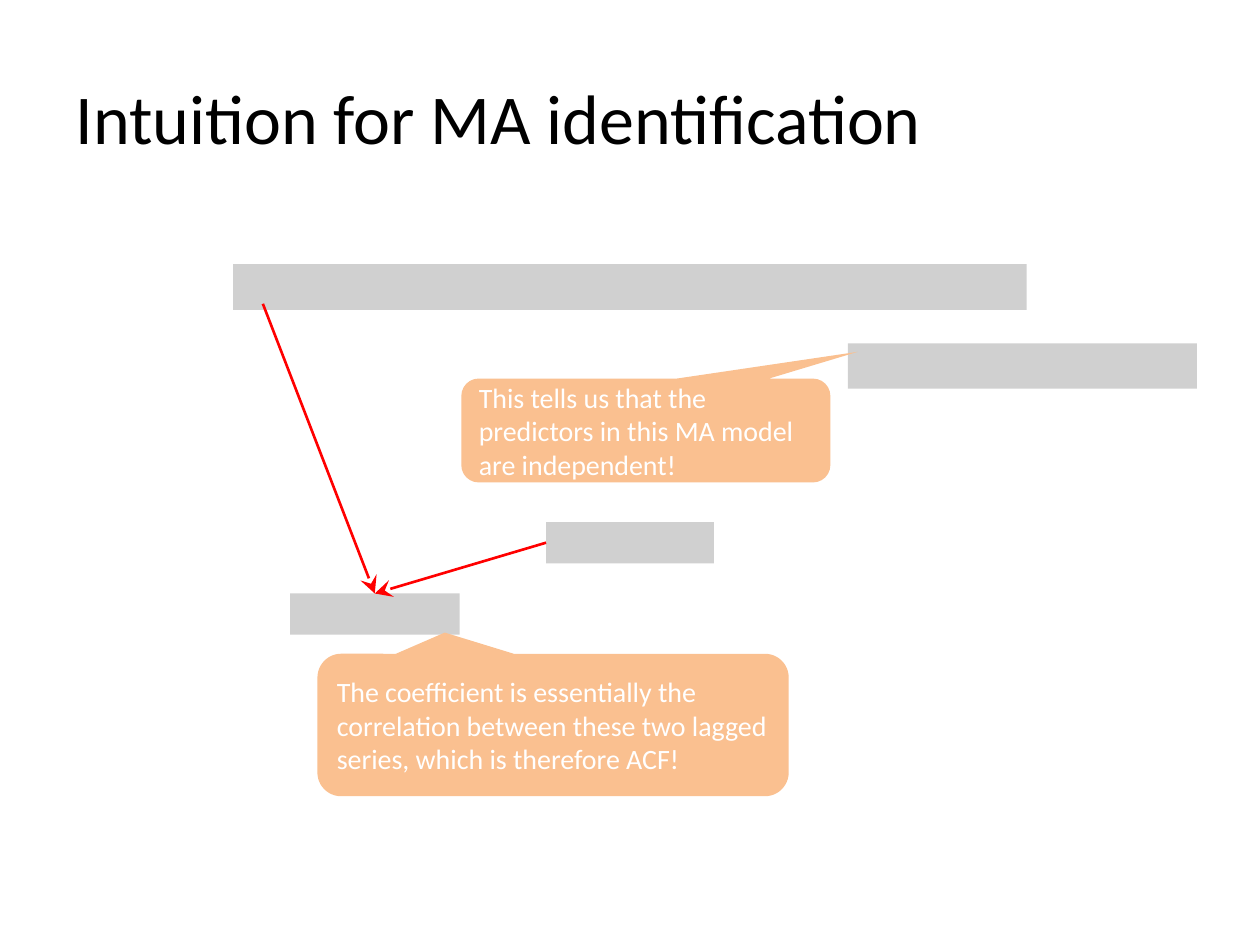
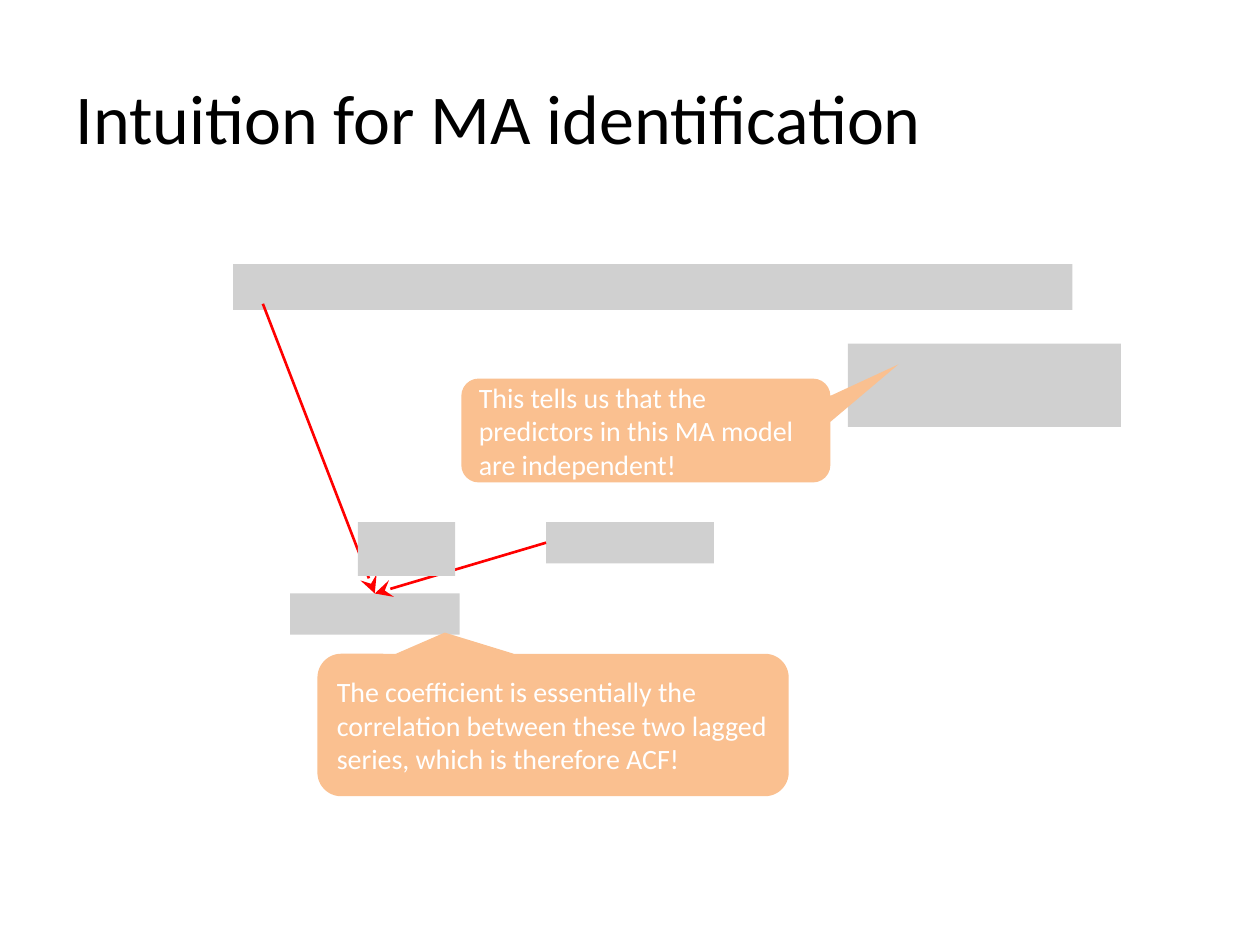
Before and after one commit to zhiyzuo/IS6400-Regression, a slide deck: slide 20 of Week-8-Time-Series-II-AutoRegression/IS6400 Week 8.pptx. Drawn at 1260x945 pixels with LibreOffice and Linux fonts; fonts in the diff are those of the drawing; grey boxes stand for pictures; background and template pictures are left out. Boxes give left, top, right and bottom in pixels: in the first picture for what was removed or moved away, otherwise in the second. Text is boxed around its words. In the diff, an @@ line names an element or a change of style, - is before the commit and + after.

```diff
--- a/Week-8-Time-Series-II-AutoRegression/IS6400 Week 8.pptx
+++ b/Week-8-Time-Series-II-AutoRegression/IS6400 Week 8.pptx
@@ picture: place and size @@
-picture at box(233, 265, 1027, 310)
+picture at box(233, 265, 1072, 310)
@@ picture: place and size @@
-picture at box(848, 344, 1197, 389)
+picture at box(848, 344, 1121, 427)
@@ rounded speech box "This tells us that the ..." at box(461, 378, 830, 481): proportions changed @@
@@ picture added at box(358, 522, 455, 576) @@
```
Also in this commit, not shown: 2 other slides changed.
